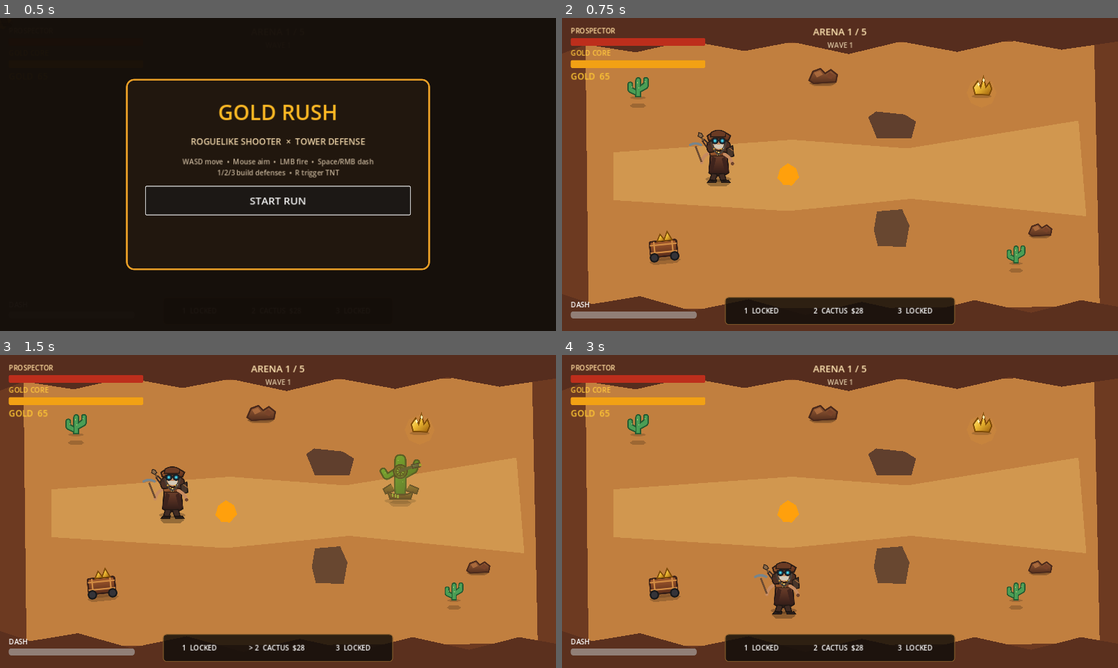
Above: before the commit, frames 1-4 (two rows, left to right).
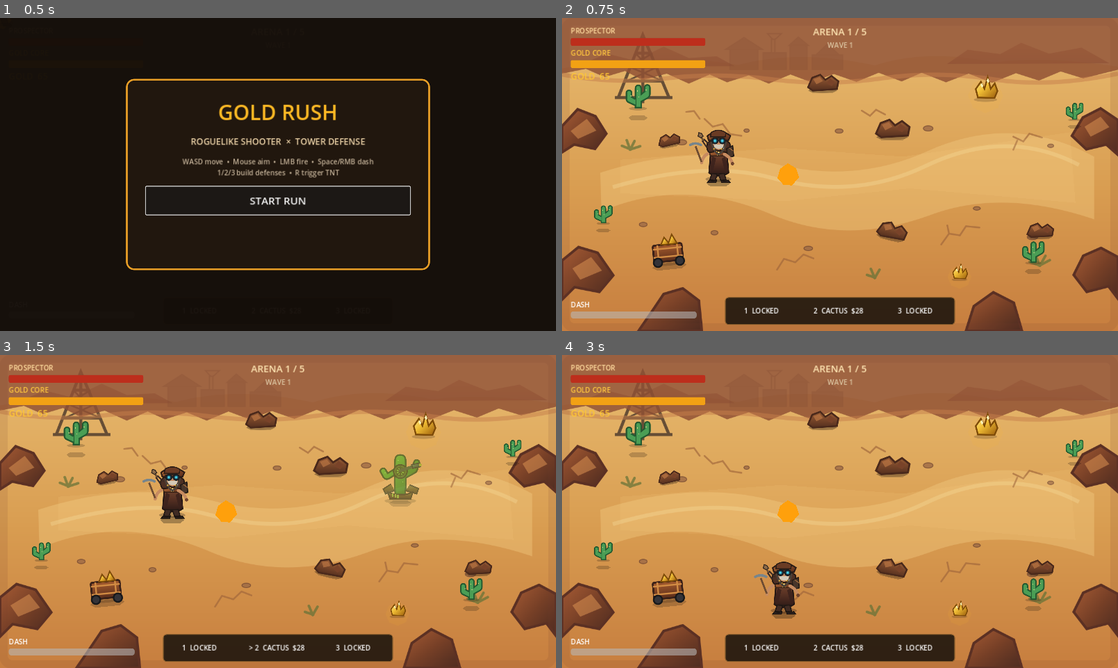
Above: after the commit, the same moments.

Repository: motomotoo1997-art/monster-quest
Game: Godot game, scene res://scenes/main/Main.tscn
Two runs of this game, one before a commit and one after it. Both use one fixed random seed, a clock stepped at 60 frames per second and the inputs below.
Inputs (mouse positions are in pixels of both pictures, inside the frame that each line leads up to):
- Up to frame 1 (0.5 s): no input
- Up to frame 2 (0.75 s): click "START RUN" at 0.5 s
- Up to frame 3 (1.5 s): tap Enter at 1.25 s; move the mouse to (400, 495) at 1.27 s; hold D (move_right) from 1.28 s (still down); tap E (ability_e) at 1.35 s
- Up to frame 4 (3 s): move the mouse to (728, 527) at 2.02 s; release D (move_right) at 2.03 s; hold S (move_down) 2.03-2.78 s; tap Q (ability_q) at 2.1 s; move the mouse to (895, 442) at 2.77 s; hold D (move_right) from 2.78 s (still down); tap R (ability_r) at 2.85 s

Frame 1 is identical in both runs. In frame 2, 62% of the frame differs, in the area x 0-100%, y 0-100%; in frame 3, 62%; in frame 4, 63%.

Commit message:
art: rebuild Arena01 as benchmark illustrated location

Diff:
--- a/gold-rush-roguelike/scenes/arenas/Arena01.tscn
+++ b/gold-rush-roguelike/scenes/arenas/Arena01.tscn
@@ -1,116 +1,104 @@
-[gd_scene load_steps=8 format=3]
+[gd_scene load_steps=9 format=3]
 
 [ext_resource type="PackedScene" path="res://scenes/environment/CactusProp.tscn" id="1_cactus"]
 [ext_resource type="PackedScene" path="res://scenes/environment/RockClusterProp.tscn" id="2_rocks"]
 [ext_resource type="PackedScene" path="res://scenes/environment/MineCartProp.tscn" id="3_cart"]
 [ext_resource type="PackedScene" path="res://scenes/environment/GoldVeinProp.tscn" id="4_gold"]
+[ext_resource type="Texture2D" path="res://assets/environment/arena01_backdrop_v2.svg" id="5_backdrop"]
 
 [sub_resource type="RectangleShape2D" id="BuildShape"]
-size = Vector2(1120, 560)
-
+size = Vector2(1120,560)
 [sub_resource type="RectangleShape2D" id="RockShape"]
-size = Vector2(110, 55)
-
+size = Vector2(110,55)
 [sub_resource type="RectangleShape2D" id="RockShape2"]
-size = Vector2(80, 90)
+size = Vector2(80,90)
 
 [node name="Arena01" type="Node2D"]
 y_sort_enabled = true
 
-[node name="Ground" type="Polygon2D" parent="."]
-z_index = -30
-polygon = PackedVector2Array(0, 0, 1280, 0, 1280, 720, 0, 720)
-color = Color(0.43, 0.23, 0.13, 1)
+[node name="IllustratedBackdrop" type="Sprite2D" parent="."]
+z_index = -50
+position = Vector2(640,360)
+texture = ExtResource("5_backdrop")
 
-[node name="CanyonFloor" type="Polygon2D" parent="."]
-z_index = -29
-polygon = PackedVector2Array(54, 62, 1225, 52, 1238, 664, 61, 670)
-color = Color(0.76, 0.50, 0.25, 1)
-
-[node name="DustPath" type="Polygon2D" parent="."]
-z_index = -28
-polygon = PackedVector2Array(118, 309, 530, 280, 795, 300, 1189, 236, 1207, 456, 804, 416, 520, 444, 118, 419)
-color = Color(0.87, 0.67, 0.36, 0.56)
-
-[node name="CanyonNorth" type="Polygon2D" parent="."]
-z_index = -27
-polygon = PackedVector2Array(0,0,1280,0,1280,54,1150,73,1030,51,910,78,780,54,660,83,530,55,420,76,290,52,170,79,55,61,0,82)
-color = Color(0.34, 0.18, 0.12, 1)
-
-[node name="CanyonSouth" type="Polygon2D" parent="."]
-z_index = -27
-polygon = PackedVector2Array(0,635,70,658,180,640,300,674,430,647,560,683,690,653,820,681,950,649,1080,678,1195,649,1280,664,1280,720,0,720)
-color = Color(0.36, 0.19, 0.12, 1)
+[node name="DustPathHighlight" type="Polygon2D" parent="."]
+z_index = -20
+polygon = PackedVector2Array(134,326,504,299,785,319,1169,263,1182,425,800,392,516,421,135,403)
+color = Color(1,0.86,0.58,0.10)
 
 [node name="BuildZone" type="Area2D" parent="." groups=["build_zone"]]
-position = Vector2(640, 360)
+position = Vector2(640,360)
 collision_layer = 16
 collision_mask = 0
 monitoring = false
 monitorable = true
-
 [node name="CollisionShape2D" type="CollisionShape2D" parent="BuildZone"]
 shape = SubResource("BuildShape")
 
 [node name="PlayerSpawn" type="Marker2D" parent="." groups=["player_spawn"]]
-position = Vector2(360, 360)
-
+position = Vector2(360,360)
 [node name="CoreSpawn" type="Marker2D" parent="." groups=["core_spawn"]]
-position = Vector2(520, 360)
-
+position = Vector2(520,360)
 [node name="EnemySpawnNorth" type="Marker2D" parent="." groups=["enemy_spawn"]]
-position = Vector2(870, 105)
-
+position = Vector2(870,105)
 [node name="EnemySpawnEast" type="Marker2D" parent="." groups=["enemy_spawn"]]
-position = Vector2(1160, 360)
-
+position = Vector2(1160,360)
 [node name="EnemySpawnSouth" type="Marker2D" parent="." groups=["enemy_spawn"]]
-position = Vector2(870, 615)
+position = Vector2(870,615)
 
 [node name="RockA" type="StaticBody2D" parent="."]
-position = Vector2(760, 250)
+position = Vector2(760,250)
 collision_layer = 1
 collision_mask = 1
-
-[node name="Visual" type="Polygon2D" parent="RockA"]
-polygon = PackedVector2Array(-55, -22, -37, -35, 29, -28, 55, -12, 45, 26, -35, 27)
-color = Color(0.38, 0.25, 0.18, 1)
-
 [node name="CollisionShape2D" type="CollisionShape2D" parent="RockA"]
 shape = SubResource("RockShape")
 
 [node name="RockB" type="StaticBody2D" parent="."]
-position = Vector2(760, 485)
+position = Vector2(760,485)
 collision_layer = 1
 collision_mask = 1
-
-[node name="Visual" type="Polygon2D" parent="RockB"]
-polygon = PackedVector2Array(-35, -40, 23, -45, 40, -8, 31, 42, -33, 39, -42, 3)
-color = Color(0.41, 0.28, 0.19, 1)
-
 [node name="CollisionShape2D" type="CollisionShape2D" parent="RockB"]
 shape = SubResource("RockShape2")
 
+[node name="RocksMidA" parent="." instance=ExtResource("2_rocks")]
+position = Vector2(760,250)
+scale = Vector2(1.05,1.05)
+[node name="RocksMidB" parent="." instance=ExtResource("2_rocks")]
+position = Vector2(760,485)
+rotation = 0.24
+scale = Vector2(0.92,0.92)
+
 [node name="CactusNW" parent="." instance=ExtResource("1_cactus")]
-position = Vector2(175, 178)
-scale = Vector2(0.82, 0.82)
-
+position = Vector2(175,202)
+scale = Vector2(0.96,0.96)
+[node name="CactusWest" parent="." instance=ExtResource("1_cactus")]
+position = Vector2(95,468)
+scale = Vector2(0.72,0.72)
 [node name="CactusSouth" parent="." instance=ExtResource("1_cactus")]
-position = Vector2(1045, 560)
-scale = Vector2(0.72, 0.72)
+position = Vector2(1085,558)
+scale = Vector2(0.86,0.86)
+[node name="CactusEast" parent="." instance=ExtResource("1_cactus")]
+position = Vector2(1180,230)
+scale = Vector2(0.68,0.68)
 
 [node name="RocksNorth" parent="." instance=ExtResource("2_rocks")]
-position = Vector2(600, 130)
-scale = Vector2(0.88, 0.88)
-
+position = Vector2(600,145)
+scale = Vector2(0.95,0.95)
 [node name="RocksEast" parent="." instance=ExtResource("2_rocks")]
-position = Vector2(1100, 485)
-scale = Vector2(0.72, 0.72)
+position = Vector2(1100,485)
+scale = Vector2(0.82,0.82)
+[node name="RocksWest" parent="." instance=ExtResource("2_rocks")]
+position = Vector2(245,278)
+rotation = -0.18
+scale = Vector2(0.68,0.68)
 
 [node name="MineCart" parent="." instance=ExtResource("3_cart")]
-position = Vector2(235, 535)
+position = Vector2(245,545)
 rotation = -0.10
-
+scale = Vector2(1.08,1.08)
 [node name="GoldVein" parent="." instance=ExtResource("4_gold")]
-position = Vector2(966, 165)
-scale = Vector2(0.78, 0.78)
+position = Vector2(975,170)
+scale = Vector2(0.92,0.92)
+[node name="GoldVeinSouth" parent="." instance=ExtResource("4_gold")]
+position = Vector2(915,590)
+scale = Vector2(0.62,0.62)
